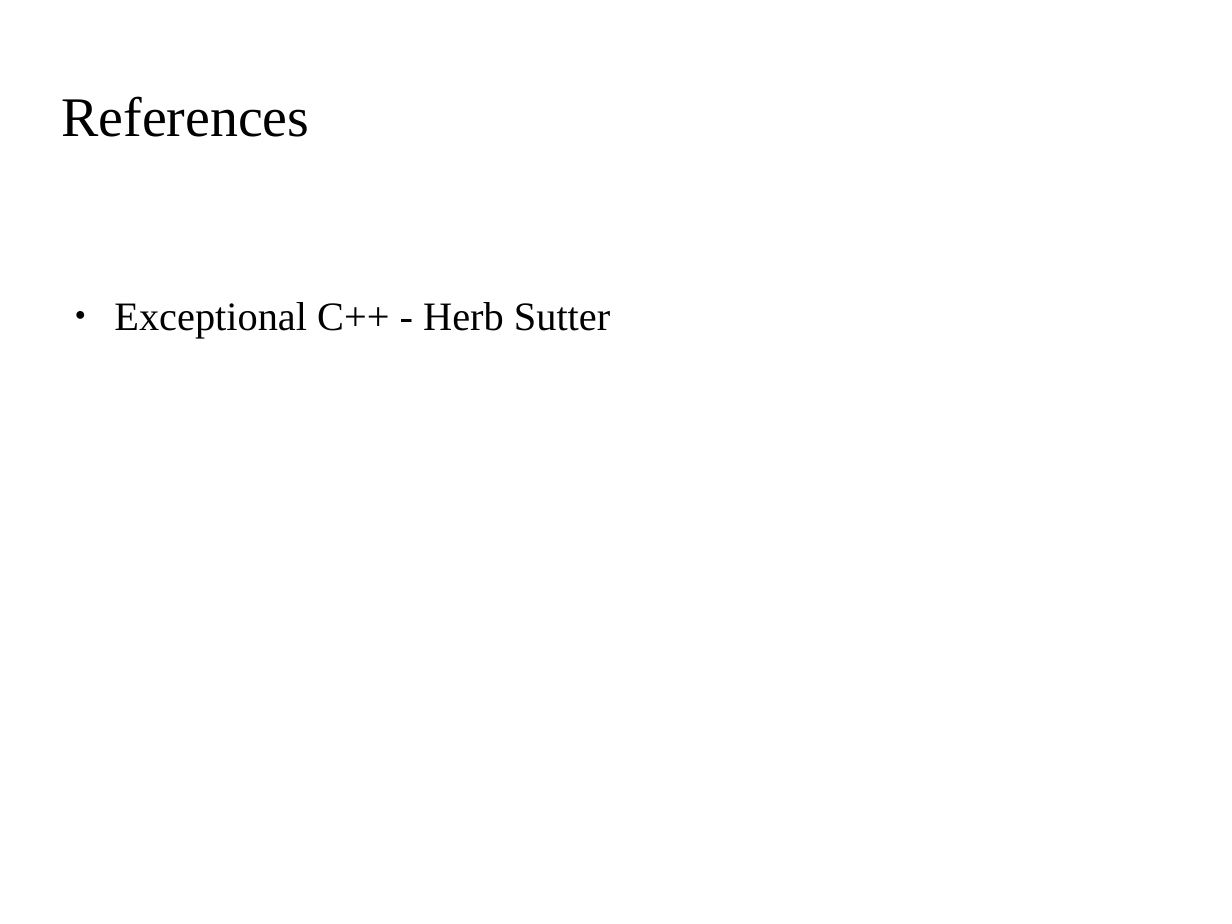
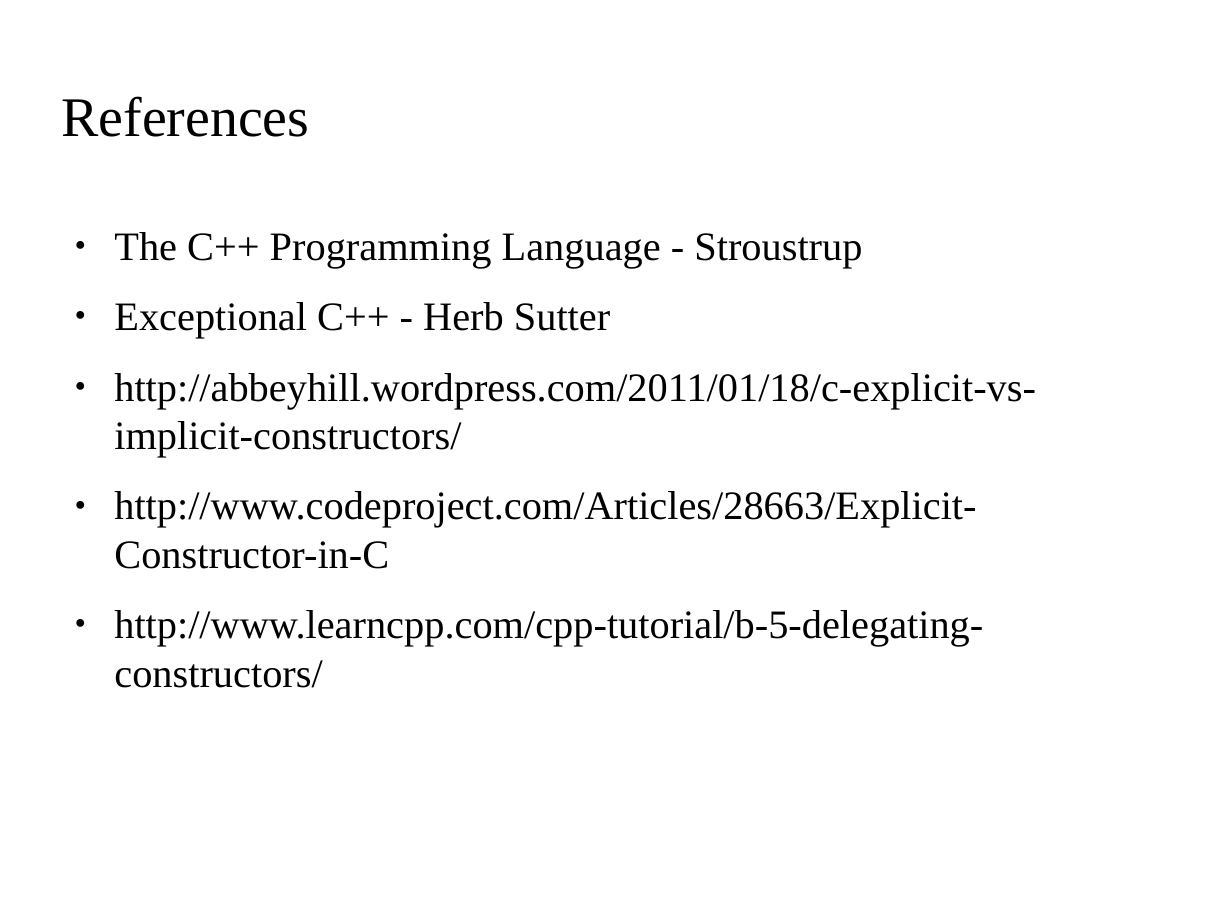
Before and after one commit to kks32/cpp-software-development, a slide deck: slide 19 of Ex11_Classes/Ex11_Classes.odp. Drawn at 1232x924 pixels with LibreOffice and Linux fonts; fonts in the diff are those of the drawing; background and template pictures are left out. Boxes give left, top, right and bottom in pixels: in the first picture for what was removed or moved away, otherwise in the second. Text is boxed around its words. In the diff, an @@ line names an element or a change of style, - is before the commit and + after.

```diff
--- a/Ex11_Classes/Ex11_Classes.odp
+++ b/Ex11_Classes/Ex11_Classes.odp
@@ text at <box>114,232,862,268</box>: paragraph added @@
+● The C++ Programming Language - Stroustrup
@@ text at <box>114,373,1036,688</box>: paragraphs added @@
+● http://abbeyhill.wordpress.com/2011/01/18/c-explicit-vs-implicit-constructors/
+● http://www.codeproject.com/Articles/28663/Explicit-Constructor-in-C
+● http://www.learncpp.com/cpp-tutorial/b-5-delegating-constructors/
```
Also in this commit, not shown: 2 slides added, 1 other file.
